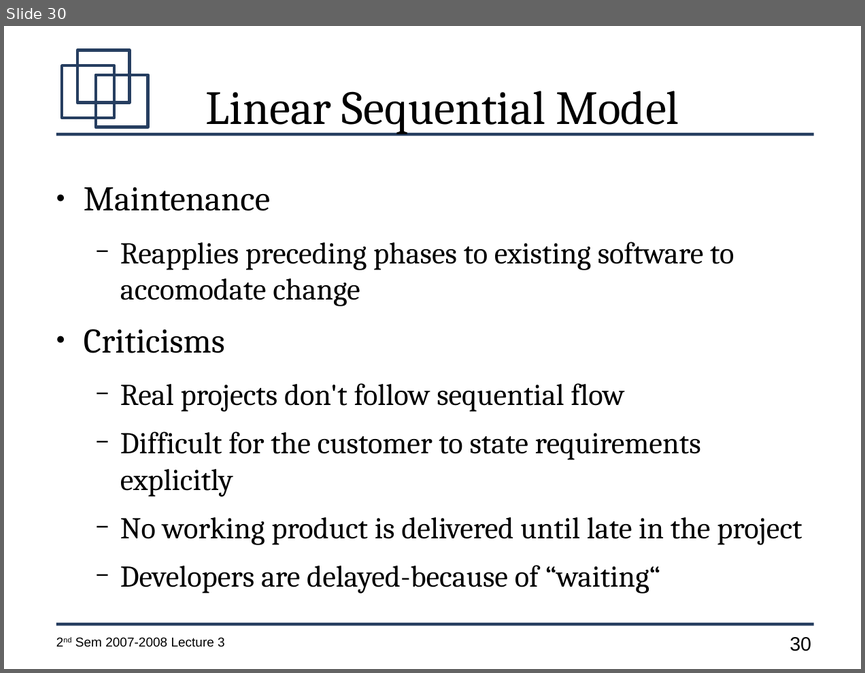
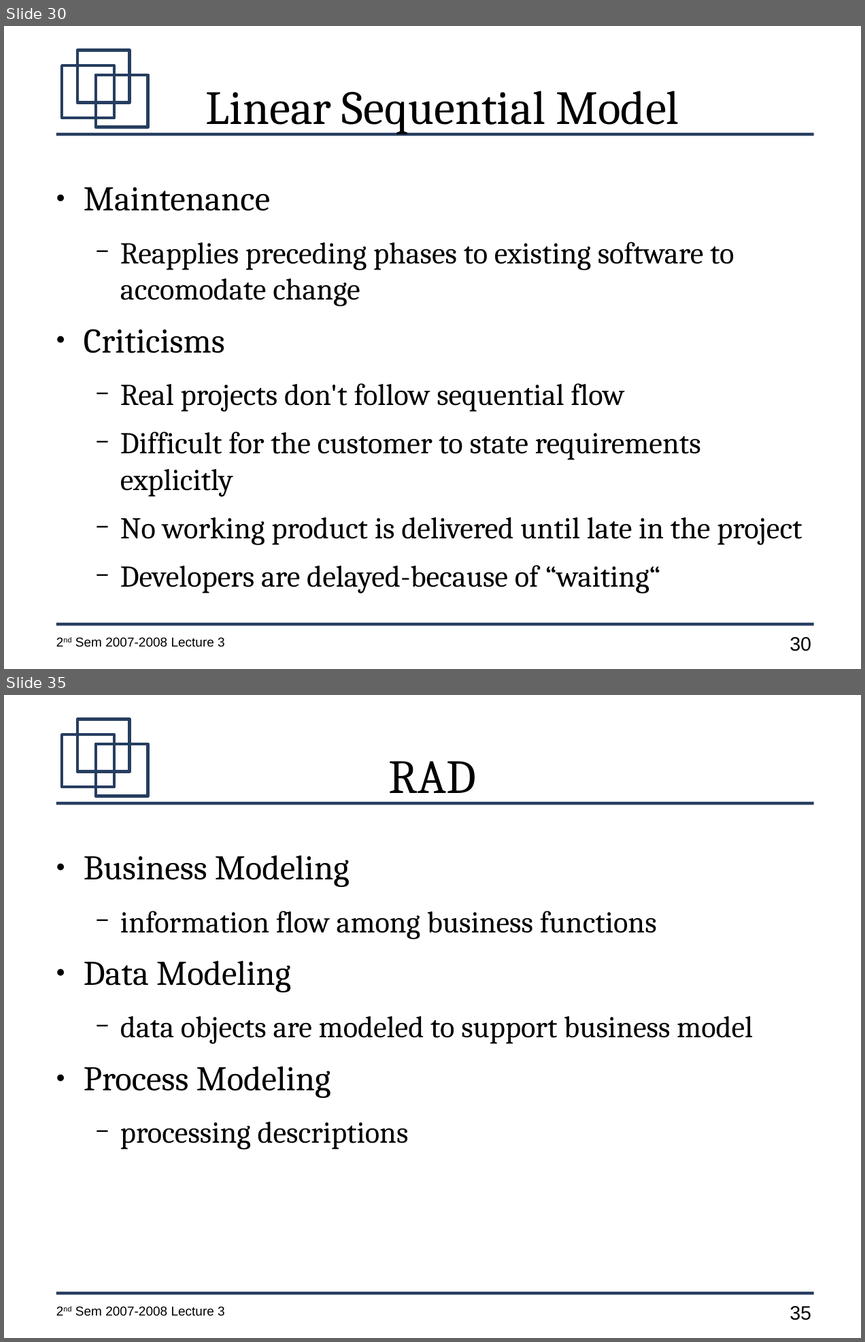
Before and after one commit to jachermocilla/jach-homepage, a slide deck: CMSC128-2nd-Sem-2007-L3.odp. Shown one above the other, each under a label of ours: slide 30 before the commit, slides 30 and 35 after it; the slides between them are not shown. The pictures are 865x673 and 865x1342 pixels, drawn with LibreOffice and Linux fonts; fonts in the diff are those of the drawing. Boxes give left, top, right and bottom in pixels: in the first picture for what was removed or moved away, otherwise in the second. Text is boxed around its words. In the diff, an @@ line names an element or a change of style, - is before the commit and + after.

```diff
--- a/CMSC128-2nd-Sem-2007-L3.odp
+++ b/CMSC128-2nd-Sem-2007-L3.odp
@@ slide 35 added at <box>4,695,861,1338</box>, background #FFFFFF; not listed: 7 template elements that a slide beside it also shows @@
@@ title added at <box>389,761,476,803</box>, 44 pt, text #000000 @@
+RAD
@@ text added at <box>84,855,753,1149</box>, 28 pt, text #000000 @@
+● Business Modeling
+  − information flow among business functions
+● Data Modeling
+  − data objects are modeled to support business model
+● Process Modeling
+  − processing descriptions
```
Also in this commit, not shown: 29 other slides changed, 7 other slides added.
